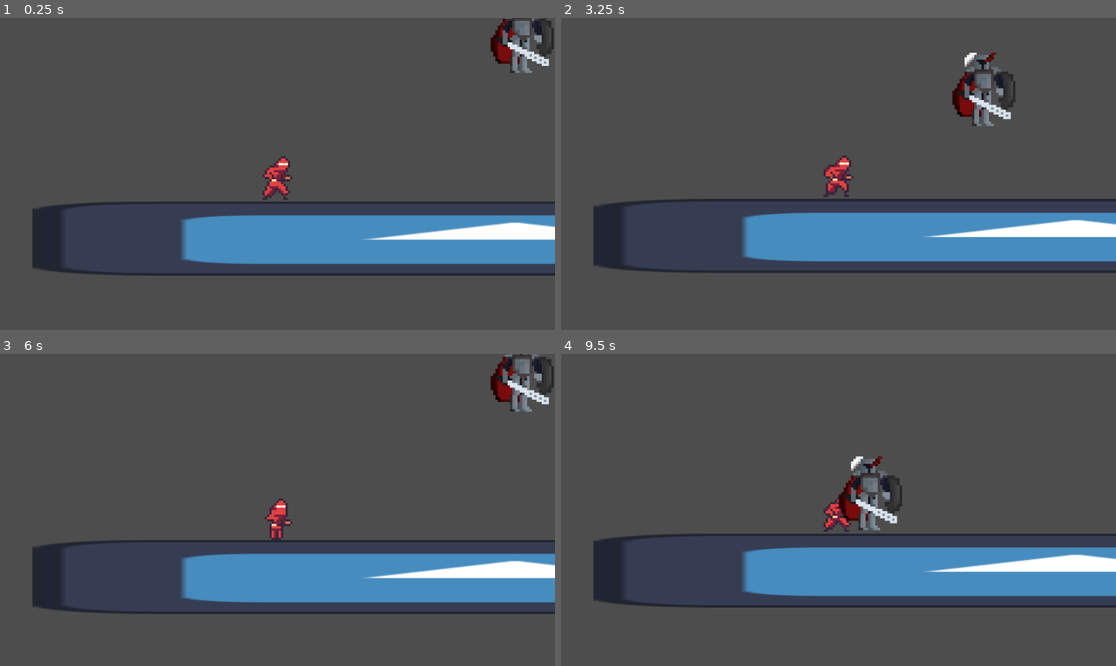
Above: before the commit, frames 1-4 (two rows, left to right).
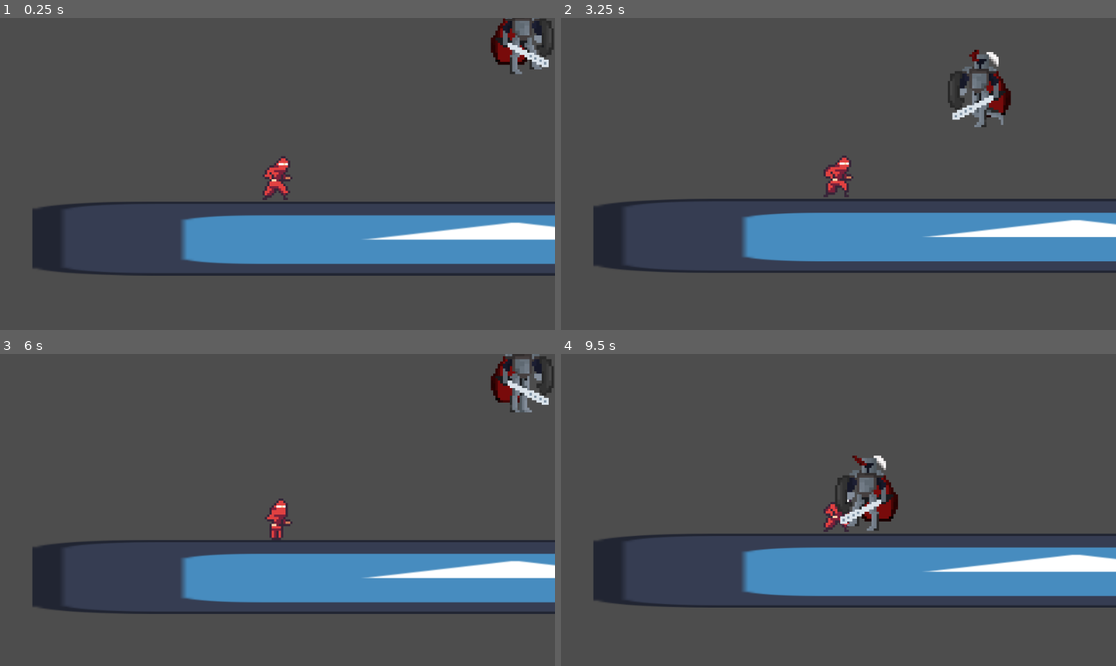
Above: after the commit, the same moments.

Repository: Saul-Caban-UPRM/cgs-gamejam-2-fall25-Horror
Game: Godot game, scene res://Scenes/main.tscn
The game is run twice, just before and just after one commit, with the same random seed, the same clock (stepped at 60 frames per second) and the same inputs. The engine's default icon, where the game draws it, is replaced by a stand-in: a white triangle on a blue panel in a dark square.
Inputs:
- Up to frame 1 (0.25 s): no input
- Up to frame 2 (3.25 s): hold D (move_right) 0.53-2.03 s; tap Space (jump) at 0.6, 0.77, 1.07, 1.52, 1.55, 1.82, 2, 2.1 s; tap Enter at 1.25 s; tap W (dash) at 1.35 s; hold A (move_left) 2.03-2.75 s; click "Restart" at 2.75 s
- Up to frame 3 (6 s): hold D (move_right) 3.53-5.03 s; tap W (dash) at 3.6, 5.1 s; tap Space (jump) at 3.77, 3.8, 4.07, 4.35, 4.52, 4.82, 5, 5.27, 5.3, 5.57 s; tap Enter at 4.25 s; hold A (move_left) 5.03-5.75 s; click "Restart" at 5.75 s
- Up to frame 4 (9.5 s): hold D (move_right) 6.53-7.28 s; tap Space (jump) at 6.6, 7.52, 7.55, 7.82, 8, 8.1, 8.27, 8.57 s; tap Enter at 7.25 s; hold A (move_left) 7.28-8.75 s; tap W (dash) at 7.35 s; click "Restart" at 8.75 s

The runs differ from the first frame. In frame 1, 0.4% of the frame differs, in the area x 88-100%, y 3-19%; in frame 2, 1.7%, in the area x 69-82%, y 10-35%; in frame 3, 0.1%; in frame 4, 1.7%.

Commit message:
Included the animations to the creature scene

Diff:
--- a/Scenes/creature.tscn
+++ b/Scenes/creature.tscn
@@ -1,16 +1,67 @@
-[gd_scene load_steps=4 format=3 uid="uid://bae3fjhkxf07a"]
+[gd_scene load_steps=12 format=3 uid="uid://bae3fjhkxf07a"]
 
 [ext_resource type="Script" uid="uid://ckf2j3qm1bqng" path="res://Scripts/creature.gd" id="1_nugsn"]
 [ext_resource type="Texture2D" uid="uid://bq201mgcb8ixe" path="res://Assets/Untitled 10-04-2025 02-41-31 (1).png" id="2_01bph"]
+[ext_resource type="Texture2D" uid="uid://bruh1yujb1ivk" path="res://Assets/EnemyIdleAnimation.png" id="3_ktm42"]
+[ext_resource type="Texture2D" uid="uid://c3r3mytah0ete" path="res://Assets/enemywalkinganimation.png" id="4_idm37"]
 
 [sub_resource type="RectangleShape2D" id="RectangleShape2D_01bph"]
 size = Vector2(156.444, 90.303)
+
+[sub_resource type="AtlasTexture" id="AtlasTexture_kor7d"]
+atlas = ExtResource("3_ktm42")
+region = Rect2(0, 0, 256, 256)
+
+[sub_resource type="AtlasTexture" id="AtlasTexture_jkbom"]
+atlas = ExtResource("3_ktm42")
+region = Rect2(256, 0, 256, 256)
+
+[sub_resource type="AtlasTexture" id="AtlasTexture_xugjv"]
+atlas = ExtResource("4_idm37")
+region = Rect2(0, 0, 256, 256)
+
+[sub_resource type="AtlasTexture" id="AtlasTexture_bbwfh"]
+atlas = ExtResource("4_idm37")
+region = Rect2(256, 0, 256, 256)
+
+[sub_resource type="AtlasTexture" id="AtlasTexture_icpxm"]
+atlas = ExtResource("4_idm37")
+region = Rect2(512, 0, 256, 256)
+
+[sub_resource type="SpriteFrames" id="SpriteFrames_pmgko"]
+animations = [{
+"frames": [{
+"duration": 1.0,
+"texture": SubResource("AtlasTexture_kor7d")
+}, {
+"duration": 1.0,
+"texture": SubResource("AtlasTexture_jkbom")
+}],
+"loop": true,
+"name": &"Idle",
+"speed": 5.0
+}, {
+"frames": [{
+"duration": 1.0,
+"texture": SubResource("AtlasTexture_xugjv")
+}, {
+"duration": 1.0,
+"texture": SubResource("AtlasTexture_bbwfh")
+}, {
+"duration": 1.0,
+"texture": SubResource("AtlasTexture_icpxm")
+}],
+"loop": true,
+"name": &"Walking",
+"speed": 5.0
+}]
 
 [node name="Creature" type="CharacterBody2D"]
 scale = Vector2(1.5, 1.5)
 script = ExtResource("1_nugsn")
 
 [node name="Sprite2D" type="Sprite2D" parent="."]
+visible = false
 scale = Vector2(0.35, 0.343)
 texture = ExtResource("2_01bph")
 
@@ -24,4 +75,10 @@
 scale = Vector2(0.75, 1.1)
 shape = SubResource("RectangleShape2D_01bph")
 
+[node name="CreatureAnimations" type="AnimatedSprite2D" parent="."]
+texture_filter = 1
+scale = Vector2(0.35, 0.35)
+sprite_frames = SubResource("SpriteFrames_pmgko")
+animation = &"Idle"
+
 [connection signal="body_entered" from="Area2D" to="." method="_on_area_2d_body_entered"]
--- a/Scripts/creature.gd
+++ b/Scripts/creature.gd
@@ -9,12 +9,14 @@
 var jumpscare_ui
 var jumpscare_triggered := false
 
+@onready var anim_player = $CreatureAnimations  # Your AnimatedSprite2D or AnimationPlayer
+
 func _ready():
 	player = get_node(player_path)
 	if not player:
 		print("❌ No se encontró el jugador")
 
-	jumpscare_ui = get_node("/root/Main/JumpscareUI")  # Ajusta la ruta absoluta
+	jumpscare_ui = get_node("/root/Main/JumpscareUI")
 	if jumpscare_ui:
 		print("✅ Nodo JumpscareUI encontrado correctamente")
 	else:
@@ -27,16 +29,38 @@
 	# --- Seguir al jugador con delay ---
 	var history_size = player.movement_history.size()
 	if history_size <= delay_frames:
+		update_animation("Idle")
 		return
 
 	var target_index = history_size - delay_frames
 	var target_pos = player.movement_history[target_index]
+
+	var previous_position = global_position
 	global_position = global_position.lerp(target_pos, follow_speed)
+
+	# --- Determinar movimiento para animaciones ---
+	var velocity_vector = global_position - previous_position
+
+	if velocity_vector.length() > 1:  # moving
+		update_animation("Walking")
+	else:
+		update_animation("Idle")
+
+	# --- 🔁 Flip sprite depending on movement direction ---
+	if velocity_vector.x != 0:
+		if anim_player.has_method("set_flip_h"):  # Works for AnimatedSprite2D or Sprite2D
+			anim_player.flip_h = velocity_vector.x < 0
+		elif anim_player is AnimationPlayer:
+			# If using AnimationPlayer with a separate Sprite2D
+			var sprite = anim_player.get_parent().get_node_or_null("Sprite2D")
+			if sprite:
+				sprite.flip_h = velocity_vector.x < 0
 
 	# --- Detectar colisión con jugador ---
 	if not jumpscare_triggered and global_position.distance_to(player.global_position) < collision_distance:
 		trigger_jumpscare()
 		jumpscare_triggered = true
+
 
 func trigger_jumpscare():
 	print("💀 Jumpscare activado")
@@ -47,5 +71,12 @@
 
 
 func _on_Hitbox_body_entered(body):
-	if body.name == "Player":  # O usa groups
+	if body.name == "Player":
 		trigger_jumpscare()
+
+
+func update_animation(animation):
+	if animation == "Walking":
+		anim_player.play("Walking")
+	elif animation == "Idle":
+		anim_player.play("Idle")
Binary file added: Assets/EnemyIdleAnimation.png
Not shown, added: Assets/EnemyIdleAnimation.png.import
Binary file added: Assets/enemywalkinganimation.ase
Binary file added: Assets/enemywalkinganimation.png
Not shown, added: Assets/enemywalkinganimation.png.import
